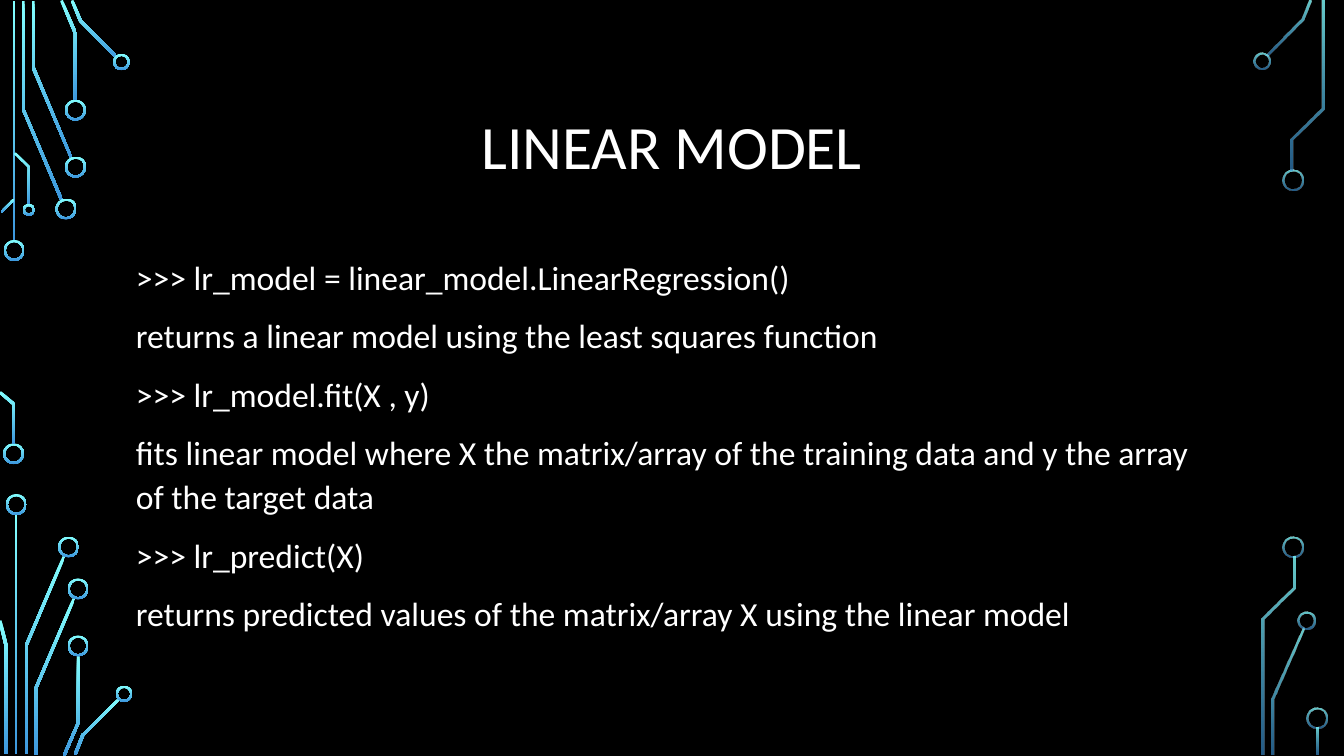
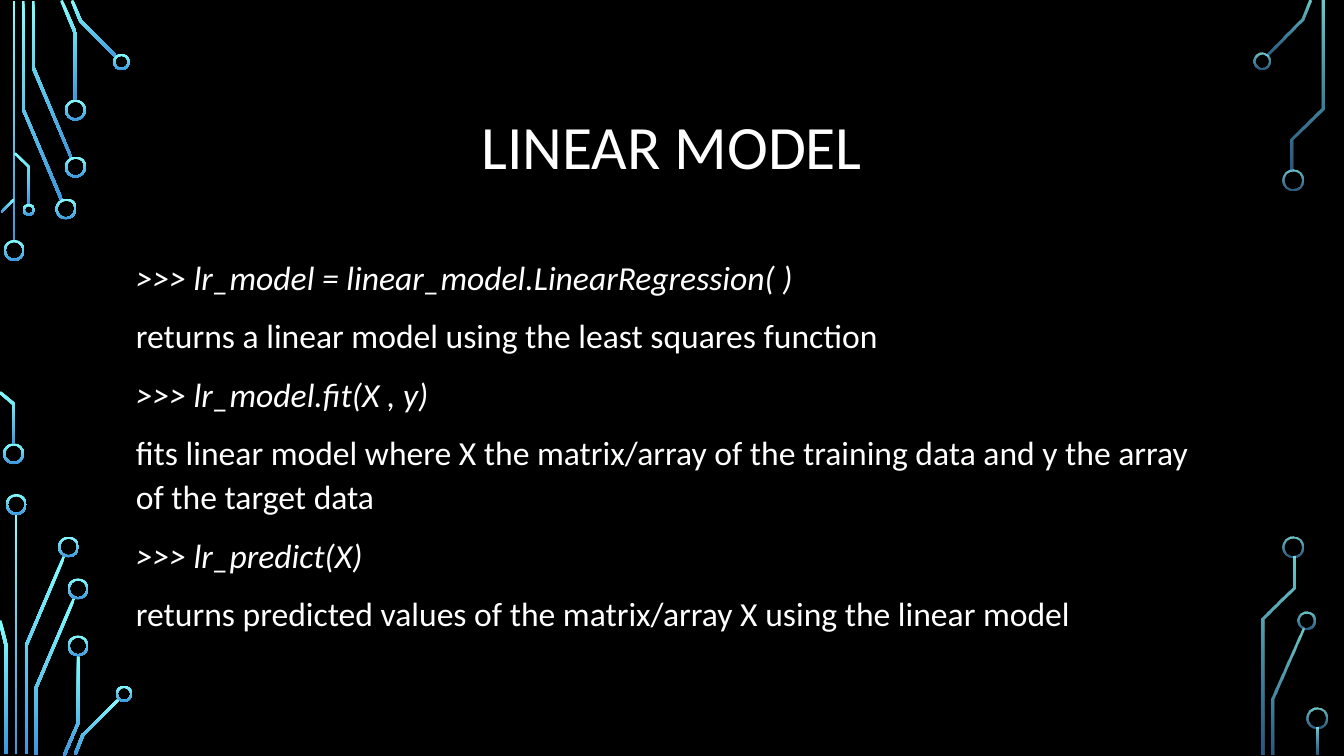
Before and after one commit to tolism/LinearRegression, a slide deck: slide 5 of LINEAR REGRESSION.pptx. Drawn at 1344x756 pixels with LibreOffice and Linux fonts; fonts in the diff are those of the drawing; background and template pictures are left out. Boxes give left, top, right and bottom in pixels: in the first picture for what was removed or moved away, otherwise in the second. Text is boxed around its words. In the diff, an @@ line names an element or a change of style, - is before the commit and + after.

```diff
--- a/LINEAR REGRESSION.pptx
+++ b/LINEAR REGRESSION.pptx
@@ text at bbox=[194, 265, 774, 296]: text changed; italic on @@
->>> lr_model = linear_model.LinearRegression()
+>>> lr_model = linear_model.LinearRegression( )
@@ text at bbox=[194, 382, 428, 574]: italic on in ">>> lr_model.fit(X , y)", ">>> lr_predict(X)" @@
```
Also in this commit, not shown: 16 other slides changed.
